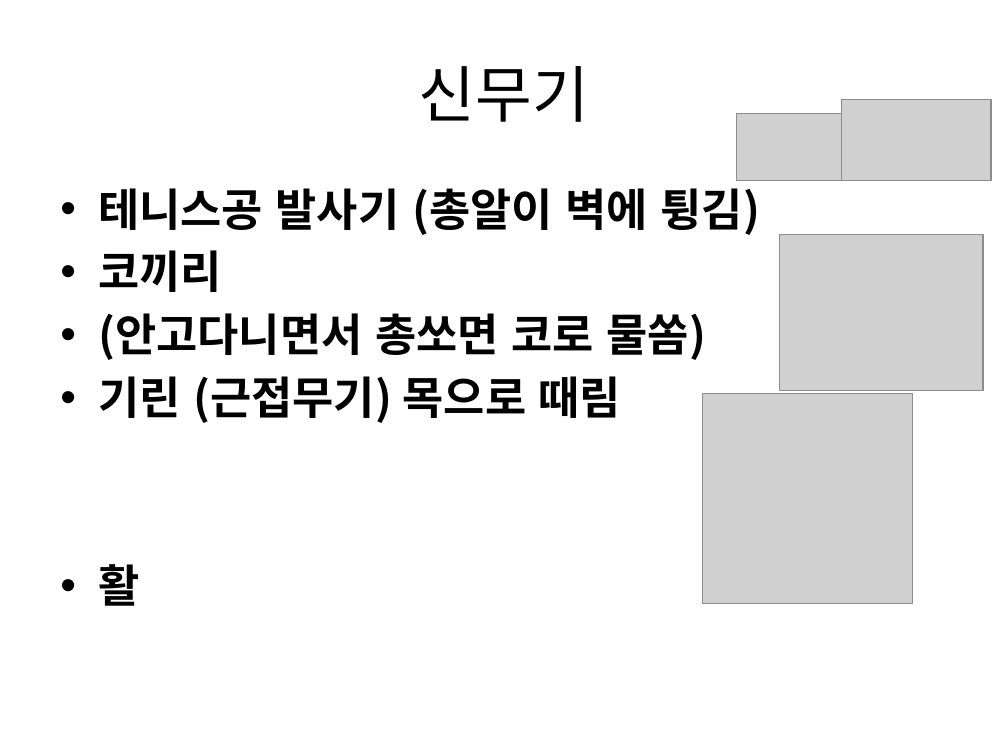
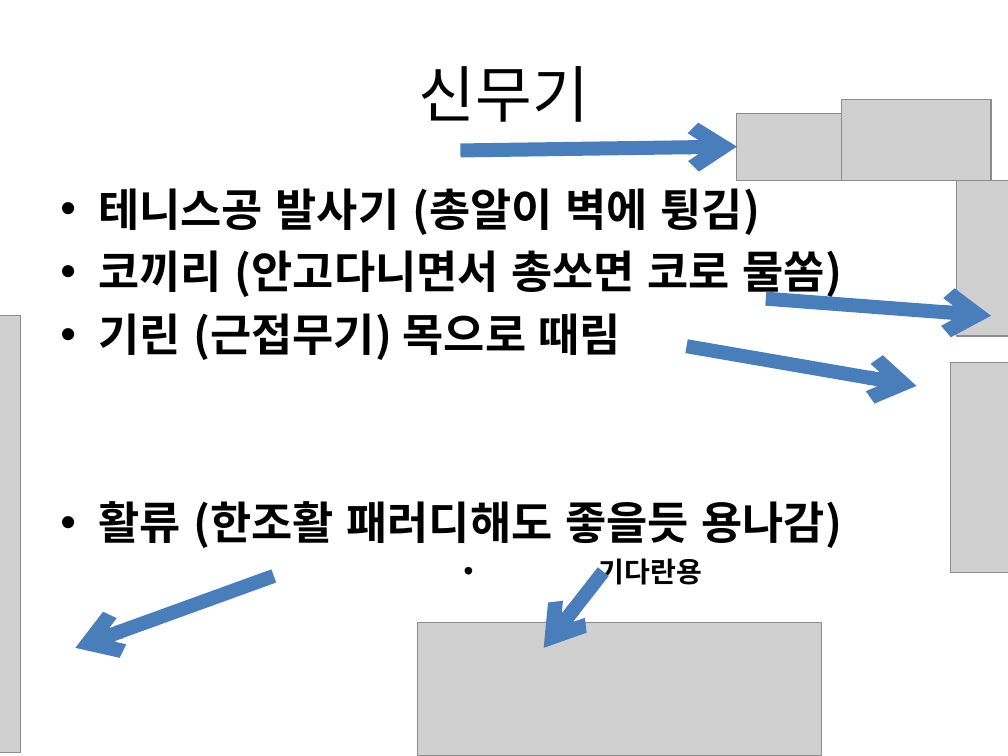
Before and after one commit to gkdlgndpdu/EscapeJail, a slide deck: slide 24 of EscapeJail/Assets/기획/스테이지1기획.pptx. Drawn at 1008x756 pixels with LibreOffice and Linux fonts; fonts in the diff are those of the drawing; grey boxes stand for pictures. Boxes give left, top, right and bottom in pixels: in the first picture for what was removed or moved away, otherwise in the second. Text is boxed around its words. In the diff, an @@ line names an element or a change of style, - is before the commit and + after.

```diff
--- a/EscapeJail/Assets/기획/스테이지1기획.pptx
+++ b/EscapeJail/Assets/기획/스테이지1기획.pptx
@@ arrow added from (461, 150) to (737, 146), #4B7EBC 10 pt @@
@@ picture: place and size @@
-picture at bbox=[779, 235, 983, 391]
+picture at bbox=[957, 180, 1008, 337]
@@ text at bbox=[98, 250, 843, 300]: text changed @@
-• 코끼리
-• (안고다니면서 총쏘면 코로 물쏨)
+• 코끼리 (안고다니면서 총쏘면 코로 물쏨)
@@ arrow added from (766, 298) to (991, 316), #4B7EBC 10 pt @@
@@ picture added at bbox=[0, 316, 21, 752] @@
@@ arrow added from (686, 347) to (916, 386), #4B7EBC 10 pt @@
@@ picture: place and size @@
-picture at bbox=[703, 393, 912, 603]
+picture at bbox=[951, 362, 1008, 572]
@@ text at bbox=[98, 501, 842, 588]: text changed @@
-• 활
+• 활류 (한조활 패러디해도 좋을듯 용나감)
+                • 기다란용
@@ arrow added from (274, 576) to (76, 648), #4B7EBC 10 pt @@
@@ arrow added from (603, 572) to (543, 648), #4B7EBC 10 pt @@
@@ picture added at bbox=[417, 623, 822, 756] @@
```
Also in this commit, not shown: 1 other slide changed, 1 other file.
